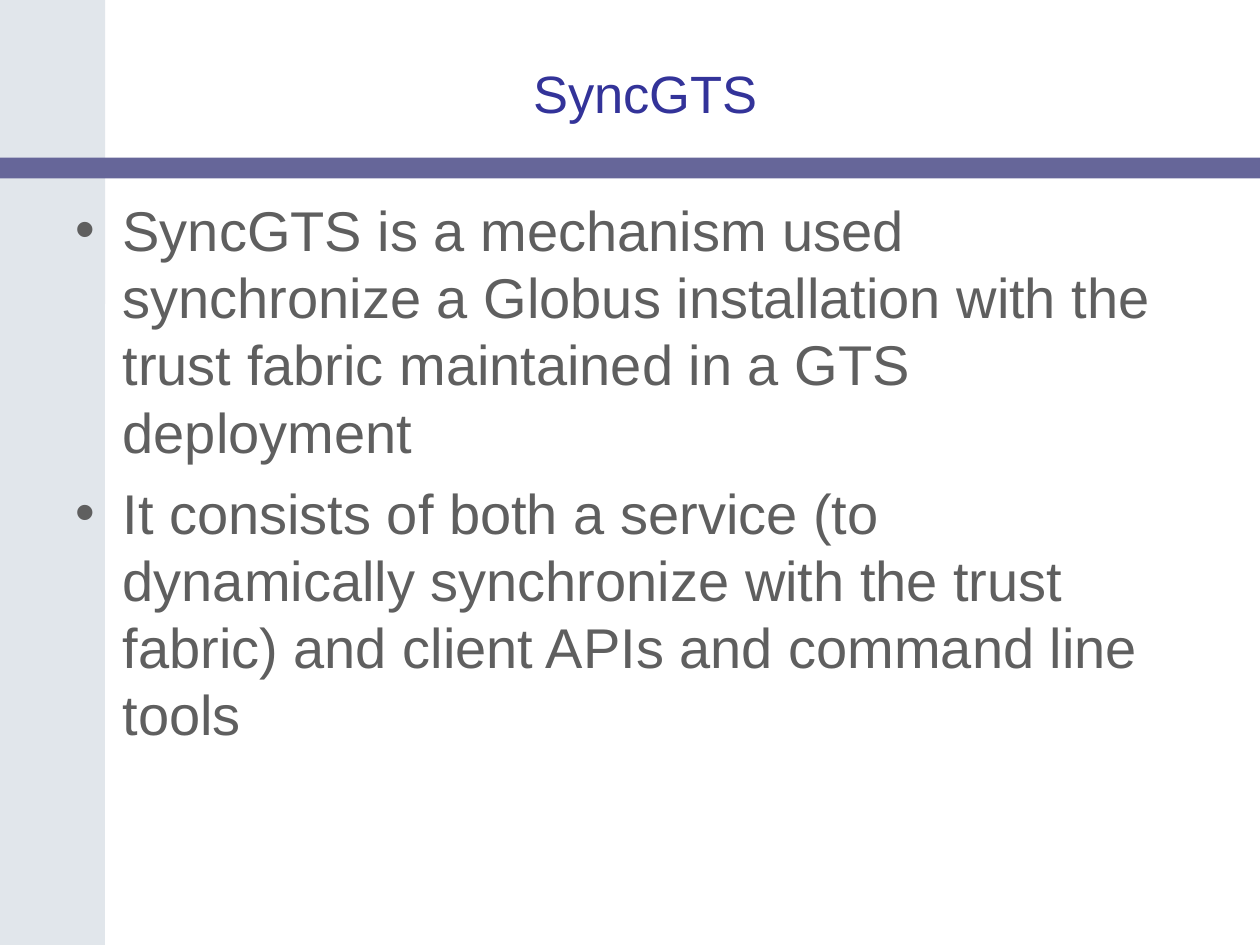
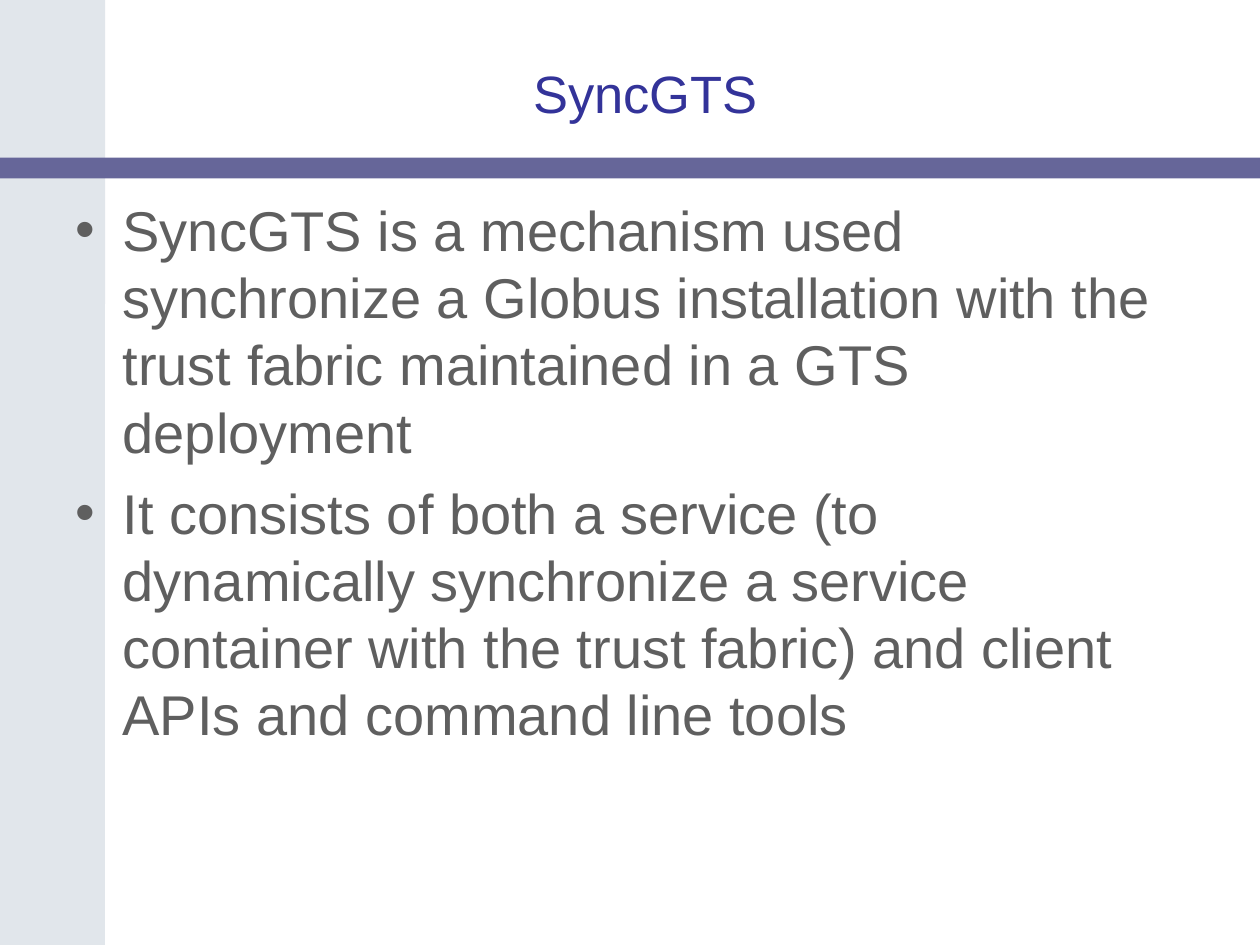
Before and after one commit to NCIP/cagrid-portal, a slide deck: slide 17 of cagrid-1-0/Documentation/presentations/200607_VCDE_ARCH/caGrid-1.0_Beta_Release.ppt. Drawn at 1260x945 pixels with LibreOffice and Linux fonts; fonts in the diff are those of the drawing; background and template pictures are left out. Boxes give left, top, right and bottom in pixels: in the first picture for what was removed or moved away, otherwise in the second. Text is boxed around its words. In the diff, an @@ line names an element or a change of style, - is before the commit and + after.

```diff
--- a/cagrid-1-0/Documentation/presentations/200607_VCDE_ARCH/caGrid-1.0_Beta_Release.ppt
+++ b/cagrid-1-0/Documentation/presentations/200607_VCDE_ARCH/caGrid-1.0_Beta_Release.ppt
@@ text at [123,493,1112,736]: text changed @@
-• It consists of both a service (to dynamically synchronize with the trust fabric) and client APIs and command line tools
+• It consists of both a service (to dynamically synchronize a service container with the trust fabric) and client APIs and command line tools
```
Also in this commit, not shown: 4 other slides changed, 2 other files.
